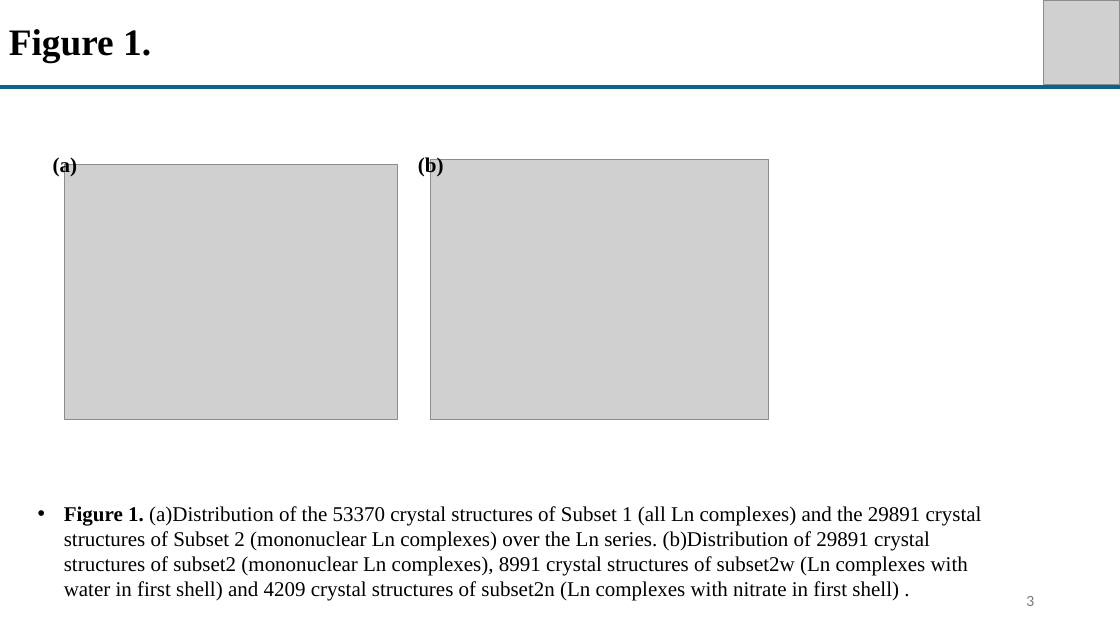
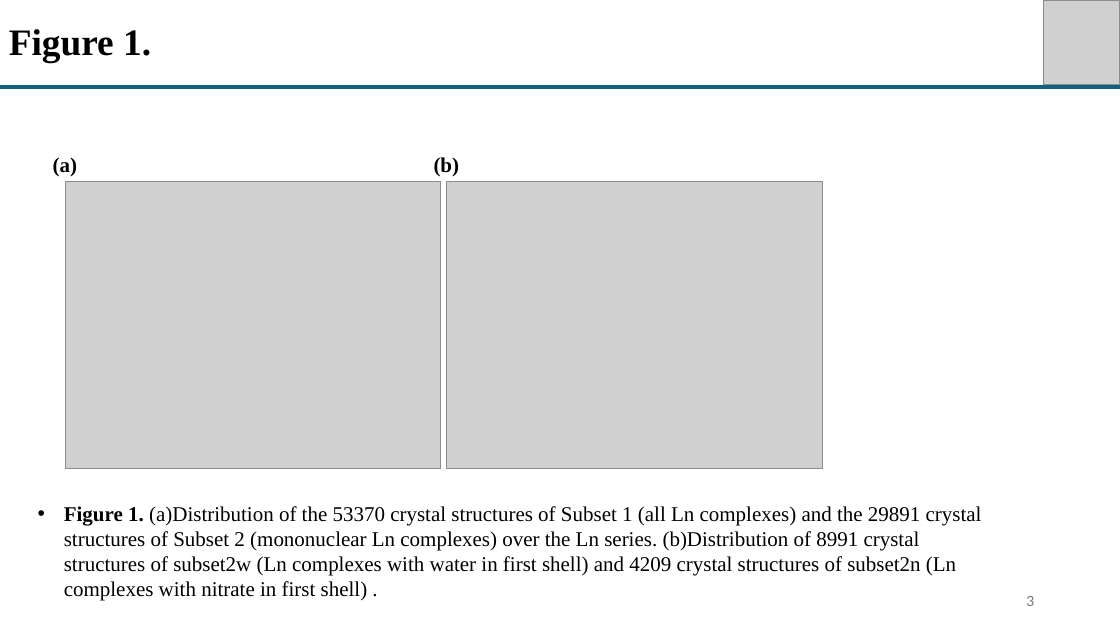
Before and after one commit to sheinlee/nitrate_and_water_in_csd, a slide deck: slide 3 of Figure in paper 2.pptx. Drawn at 1120x630 pixels with LibreOffice and Linux fonts; fonts in the diff are those of the drawing; grey boxes stand for pictures. Boxes give left, top, right and bottom in pixels: in the first picture for what was removed or moved away, otherwise in the second. Text is boxed around its words. In the diff, an @@ line names an element or a change of style, - is before the commit and + after.

```diff
--- a/Figure in paper 2.pptx
+++ b/Figure in paper 2.pptx
@@ text "(b)": place and size @@
-text "(b)" at [418, 156, 444, 177]
+text "(b)" at [434, 157, 460, 177]
@@ picture: place and size @@
-picture at [65, 165, 398, 419]
+picture at [66, 181, 441, 469]
@@ picture: place and size @@
-picture at [431, 159, 770, 419]
+picture at [447, 181, 823, 469]
@@ text at [64, 506, 982, 601]: text changed @@
-• Figure 1. (a)Distribution of the 53370 crystal structures of Subset 1 (all Ln complexes) and the 29891 crystal structures of Subset 2 (mononuclear Ln complexes) over the Ln series. (b)Distribution of 29891 crystal structures of subset2 (mononuclear Ln complexes), 8991 crystal structures of subset2w (Ln complexes with water in first shell) and 4209 crystal structures of subset2n (Ln complexes with nitrate in first shell) .
+• Figure 1. (a)Distribution of the 53370 crystal structures of Subset 1 (all Ln complexes) and the 29891 crystal structures of Subset 2 (mononuclear Ln complexes) over the Ln series. (b)Distribution of 8991 crystal structures of subset2w (Ln complexes with water in first shell) and 4209 crystal structures of subset2n (Ln complexes with nitrate in first shell) .
```
Also in this commit, not shown: 6 other slides changed, 2 slides added, 7 other files.
